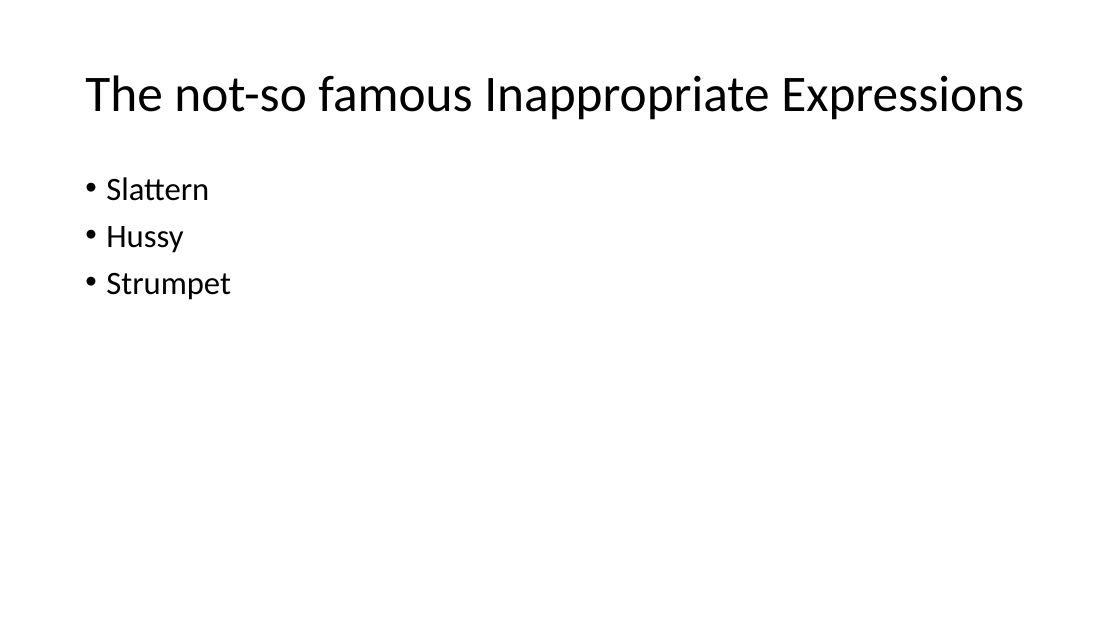
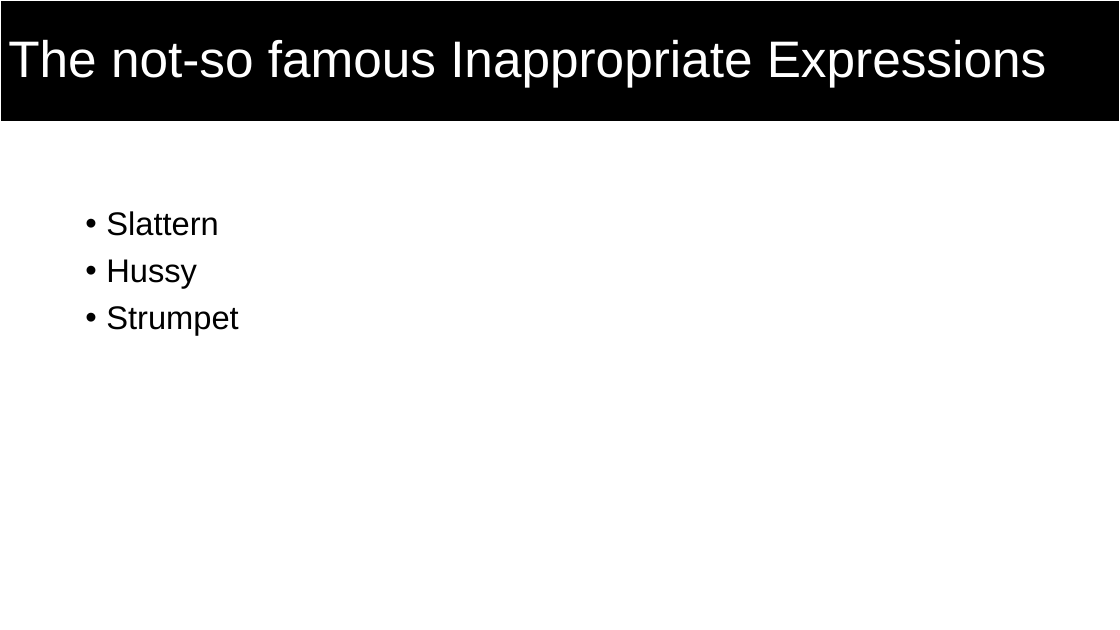
Before and after one commit to DimensionalRobos/InappExp, a slide deck: slide 6 of pptx/ThesisProposal.pptx. Drawn at 1120x630 pixels with LibreOffice and Linux fonts; fonts in the diff are those of the drawing. Boxes give left, top, right and bottom in pixels: in the first picture for what was removed or moved away, otherwise in the second. Text is boxed around its words. In the diff, an @@ line names an element or a change of style, - is before the commit and + after.

Commit message:
*PPT format

```diff
--- a/pptx/ThesisProposal.pptx
+++ b/pptx/ThesisProposal.pptx
@@ title "The not-so famous Inappropriate Expressions": place and size @@
-title "The not-so famous Inappropriate Expressions" at (85,75,1024,120)
+title "The not-so famous Inappropriate Expressions" at (0,0,1120,122)
@@ title "The not-so famous Inappropriate Expressions" at (0,0,1120,122): font Calibri to Arial, text colour #000000 to #FFFFFF; fill none to #000000; outline none to #FFFFFF 1.5 pt @@
@@ text "Slattern": place and size @@
-text "Slattern" at (106,177,231,300)
+text "Slattern" at (106,211,238,335)
@@ text "Slattern" at (106,211,238,335): font Calibri to Arial @@
```
Also in this commit, not shown: 1 other slide changed.
